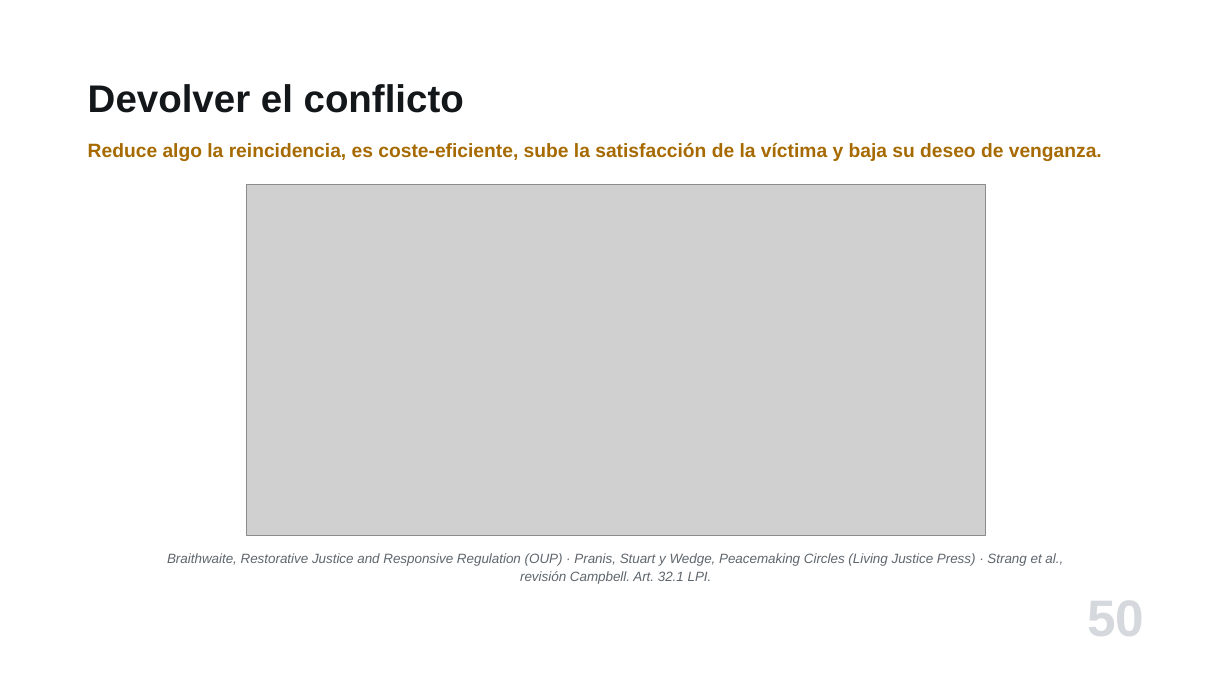
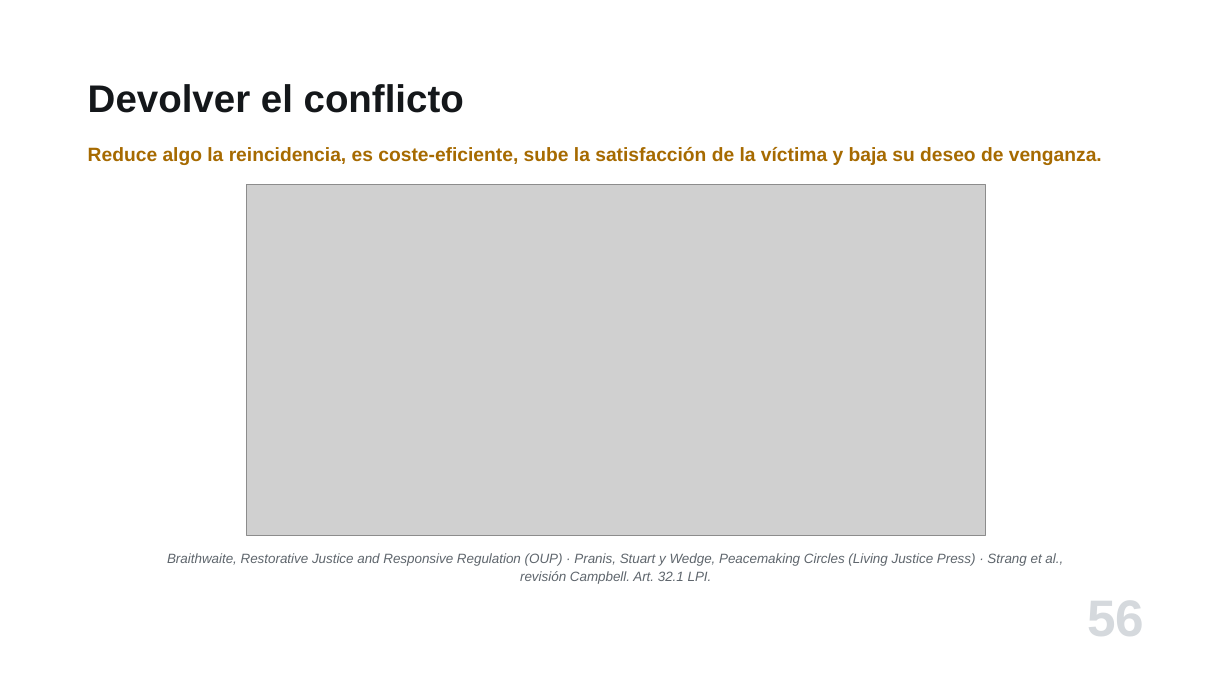
Before and after one commit to jjmedinaariza/intro_crimi, a slide deck: slide 56 of presentaciones/Cap07_Las-victimas.pptx (slide 50 before the commit). Drawn at 1232x693 pixels with LibreOffice and Linux fonts; fonts in the diff are those of the drawing; grey boxes stand for pictures. Boxes give left, top, right and bottom in pixels: in the first picture for what was removed or moved away, otherwise in the second. Text is boxed around its words. In the diff, an @@ line names an element or a change of style, - is before the commit and + after.

```diff
--- a/presentaciones/Cap07_Las-victimas.pptx
+++ b/presentaciones/Cap07_Las-victimas.pptx
@@ text "Reduce algo la reincidencia, es ..." at [88,147,1102,165]: line spacing 1 to 20pt @@
@@ text at [1087,601,1144,636]: text changed @@
-50
+56
```
Also in this commit, not shown: 32 other slides changed, 6 slides added, 21 other files.
